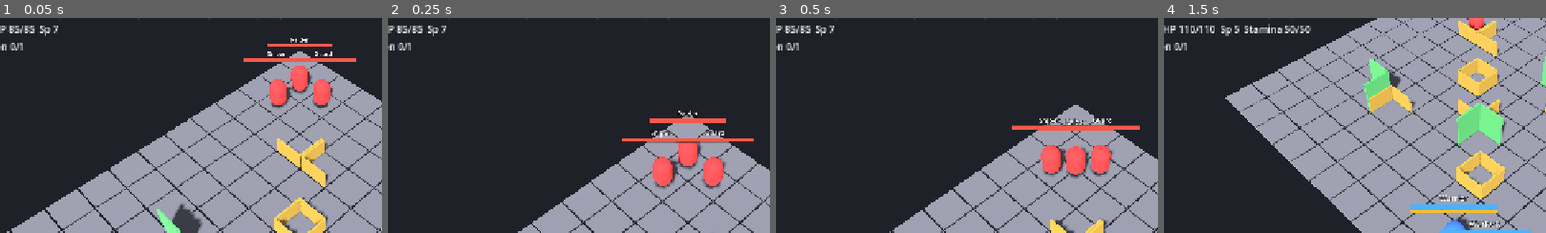
Above: before the commit, frames 1-4 (left to right).
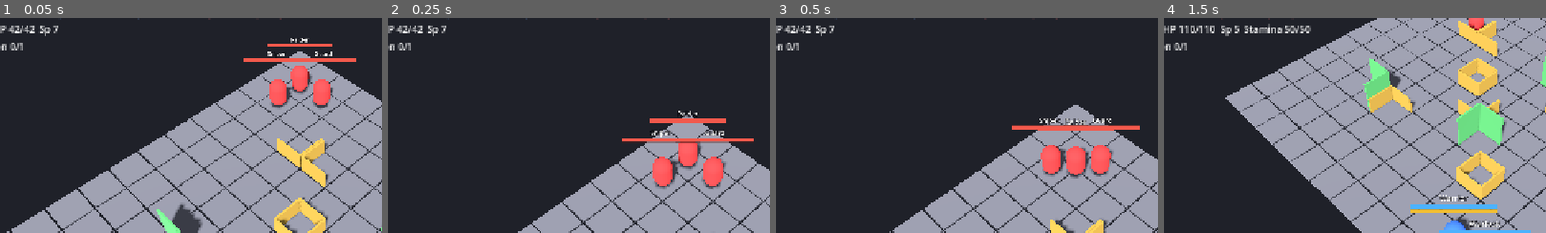
Above: after the commit, the same moments.

Repository: jabber484/battlechess-godot
Game: Godot game, scene res://scenes/battle/Battle.tscn
Two runs of this game, one before a commit and one after it. Both use one fixed random seed, a clock stepped at 60 frames per second and the inputs below.
Inputs (mouse positions are % of the whole screen's width and height, from its top left):
- Up to frame 1 (0.05 s): no input
- Up to frame 2 (0.25 s): no input
- Up to frame 3 (0.5 s): no input
- Up to frame 4 (1.5 s): move the mouse to (72, 45) at 0.52 s; hold S (camera_pan_back) 0.53-1.25 s; click (72, 45) at 0.67 s; click "End Turn" at 1.25 s
The pictures show only the part of the screen within x 11-61%, y 10-60%; the shares and areas given below are measured in that part.

The runs differ from the first frame. In frame 1, 0.1% of the frame differs, in the area x 2-10%, y 3-8%; in frame 2, 0.1%; in frame 3, 0.1%; in frame 4, nothing differs.

Commit message:
Add Simple Melee ability and update related documentation
- Introduced the Simple Melee ability, allowing units to perform a generic adjacent attack with no resource cost, utilizing Chebyshev range 1.
- Updated ability documentation to include the new Simple Melee mechanics, enhancing clarity on its usage in combat scenarios.
- Revised default battle setup to incorporate the new Simple Melee ability for enemy units, ensuring proper integration into gameplay.
- Adjusted enemy HP values to align with the new balance considerations for combat encounters.

Diff:
--- /dev/null
+++ b/scripts/abilities/simple_melee_ability_data.gd
@@ -0,0 +1,18 @@
+class_name SimpleMeleeAbilityData
+extends SimpleAttackAbilityData
+
+## Melee — generic adjacent attack (no resource cost).
+##
+## Slot: ACTION / CostSlot.ACTION.
+## Target: adjacent enemy (Chebyshev range 1).
+## Hit/damage: unit accuracy and damage; no distance falloff at range 1.
+
+
+func _init() -> void:
+	id = &"simple_melee"
+	display_name = "Melee"
+	category = BattleEnums.AbilityCategory.ACTION
+	cost_slot = BattleEnums.CostSlot.ACTION
+	attack_range = 1
+	range_metric = BattleEnums.RangeMetric.CHEBYSHEV
+	distance_penalty_per_tile = 0
--- a/scripts/data/default_battle_setup.gd
+++ b/scripts/data/default_battle_setup.gd
@@ -5,6 +5,7 @@
 const UnitStatsData := preload("res://scripts/data/unit_stats.gd")
 const SimpleMoveAbilityDataScript := preload("res://scripts/abilities/simple_move_ability_data.gd")
 const SimpleAttackAbilityDataScript := preload("res://scripts/abilities/simple_attack_ability_data.gd")
+const SimpleMeleeAbilityDataScript := preload("res://scripts/abilities/simple_melee_ability_data.gd")
 const WarriorMoveAbilityDataScript := preload("res://scripts/abilities/warrior_move_ability_data.gd")
 const WarriorBasicAttackAbilityDataScript := preload("res://scripts/abilities/warrior_basic_attack_ability_data.gd")
 const WarriorBrawlAbilityDataScript := preload("res://scripts/abilities/warrior_brawl_ability_data.gd")
@@ -33,17 +34,17 @@
 		UnitSpawnData.new(
 			BattleEnums.Team.ENEMY,
 			Vector2i(1, 1),
-			_make_stats("Raider", 7, 4, 100, 20, 85),
+			_make_stats("Raider", 7, 4, 100, 20, 42),
 		),
 		UnitSpawnData.new(
 			BattleEnums.Team.ENEMY,
 			Vector2i(2, 1),
-			_make_stats("Guard", 5, 3, 100, 24, 100),
+			_make_melee_stats("Guard", 5, 3, 100, 24, 50),
 		),
 		UnitSpawnData.new(
 			BattleEnums.Team.ENEMY,
 			Vector2i(1, 2),
-			_make_stats("Sniper", 3, 3, 100, 28, 75),
+			_make_stats("Sniper", 3, 3, 100, 28, 38),
 		),
 	]
 
@@ -66,6 +67,28 @@
 	var abilities: Array[AbilityData] = []
 	abilities.append(SimpleMoveAbilityDataScript.new())
 	abilities.append(SimpleAttackAbilityDataScript.new())
+	stats.abilities = abilities
+	return stats
+
+
+static func _make_melee_stats(
+	display_name: String,
+	speed: int,
+	move_range: int,
+	accuracy: int,
+	damage: int,
+	max_hp: int,
+) -> UnitStatsData:
+	var stats := UnitStatsData.new()
+	stats.display_name = display_name
+	stats.speed = speed
+	stats.move_range = move_range
+	stats.accuracy = accuracy
+	stats.damage = damage
+	stats.max_hp = max_hp
+	var abilities: Array[AbilityData] = []
+	abilities.append(SimpleMoveAbilityDataScript.new())
+	abilities.append(SimpleMeleeAbilityDataScript.new())
 	stats.abilities = abilities
 	return stats
 
Not shown, added: scripts/abilities/simple_melee_ability_data.gd.uid
Not shown, changed: .cursor/rules/abilities.mdc
Not shown, changed: docs/balance.md
Not shown, changed: docs/warlock.md
